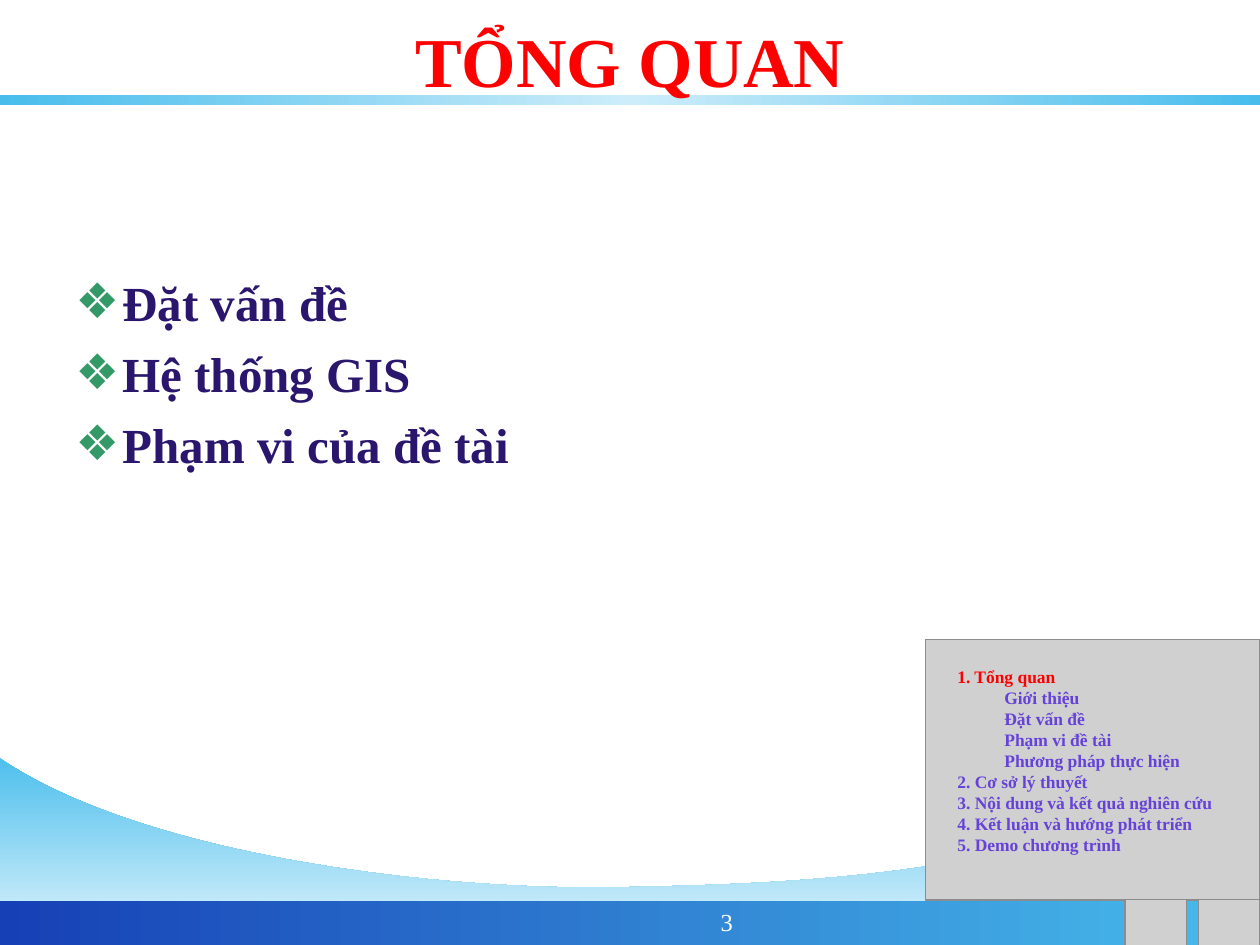
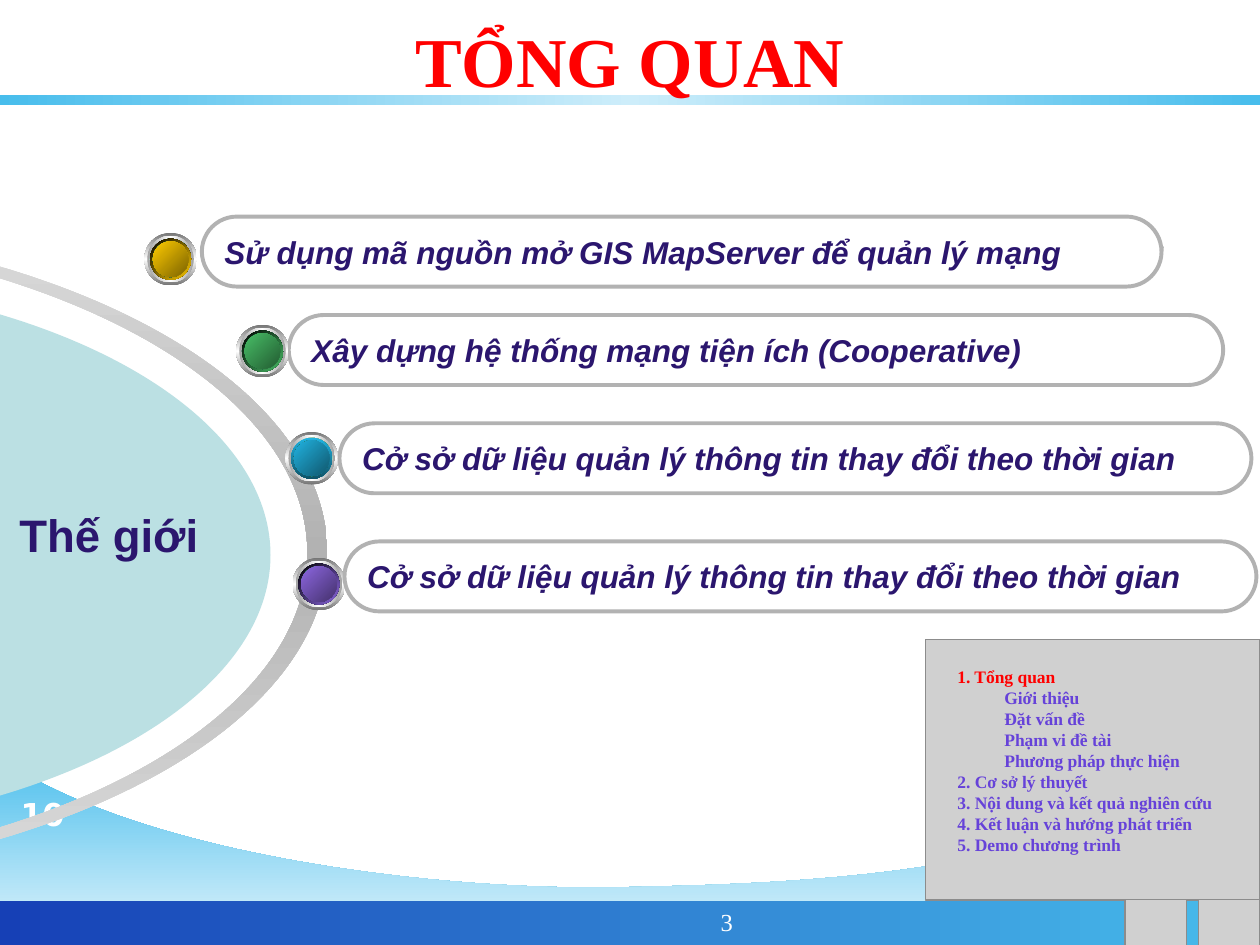
Before and after one commit to phamngsinh/cantho-webgis, a slide deck: slide 3 of Document/Bao Cao/BaoCaoLuanVan.ppt. Drawn at 1260x945 pixels with LibreOffice and Linux fonts; fonts in the diff are those of the drawing; grey boxes stand for pictures; background and template pictures are left out. Boxes give left, top, right and bottom in pixels: in the first picture for what was removed or moved away, otherwise in the second. Text is boxed around its words. In the diff, an @@ line names an element or a change of style, - is before the commit and + after.

```diff
--- a/Document/Bao Cao/BaoCaoLuanVan.ppt
+++ b/Document/Bao Cao/BaoCaoLuanVan.ppt
@@ freeform shape added at box(0, 220, 328, 886), fill gradient #DCDCDC to #B2B2B2 @@
@@ rounded rectangle added at box(202, 217, 1162, 287), outline #B2B2B2 2.24 pt, 18 pt, text #2B166E, bold, italic @@
+Sử dụng mã nguồn mở GIS MapServer để quản lý mạng
@@ group added at box(145, 233, 198, 286): 6 ellipses @@
@@ freeform shape added at box(0, 278, 270, 833), fill #BBE0E3 @@
@@ text removed at box(123, 285, 508, 473) @@
-❖ Đặt vấn đề
-❖ Hệ thống GIS
-❖ Phạm vi của đề tài
@@ rounded rectangle added at box(289, 315, 1223, 386), outline #B2B2B2 2.24 pt, 18 pt, text #2B166E, bold, italic @@
+Xây dựng hệ thống mạng tiện ích (Cooperative)
@@ group added at box(237, 325, 290, 378): 6 ellipses @@
@@ group added at box(286, 432, 339, 485): 6 ellipses @@
@@ rounded rectangle added at box(339, 423, 1251, 494), outline #B2B2B2 2.24 pt, 18 pt, text #2B166E, bold, italic @@
+Cở sở dữ liệu quản lý thông tin thay đổi theo thời gian
@@ text added at box(19, 517, 198, 562), 26 pt, text #2B166E, bold @@
+Thế giới
@@ group added at box(292, 558, 345, 611): 6 ellipses @@
@@ rounded rectangle added at box(344, 542, 1256, 612), outline #B2B2B2 2.24 pt, 18 pt, text #2B166E, bold, italic @@
+Cở sở dữ liệu quản lý thông tin thay đổi theo thời gian
@@ text added at box(21, 800, 65, 833), 18 pt, text #FFFFFF, bold @@
+10
```
Also in this commit, not shown: 3 other slides changed, 1 other file.
